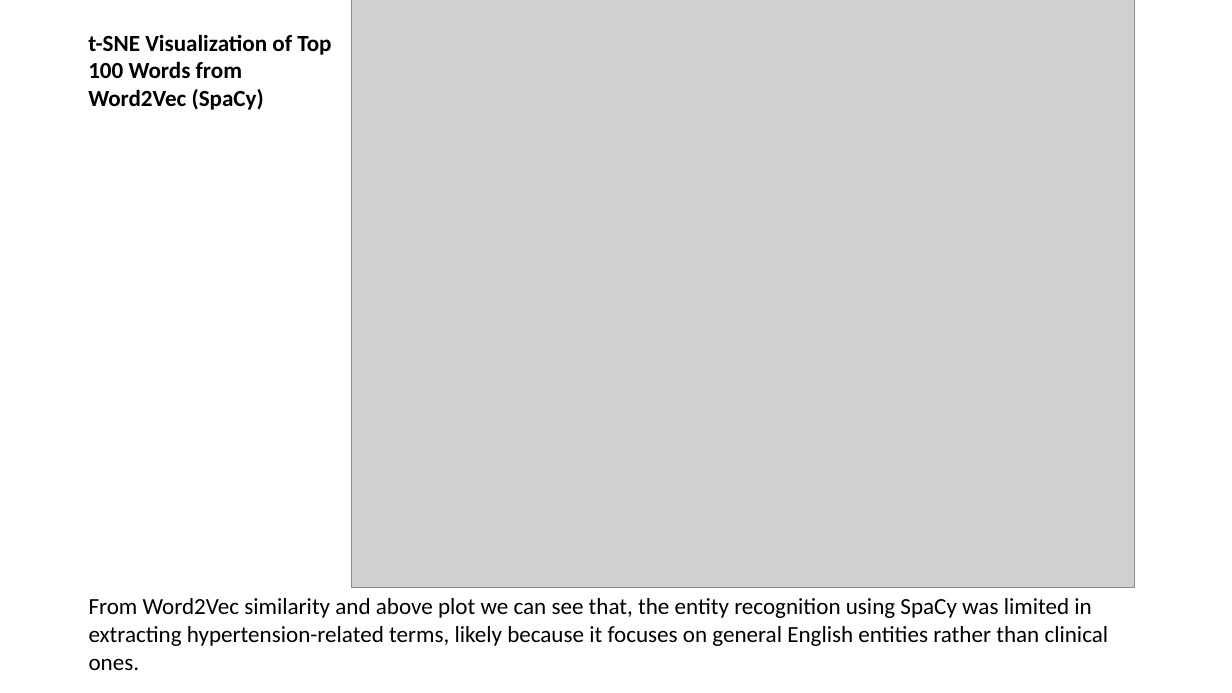
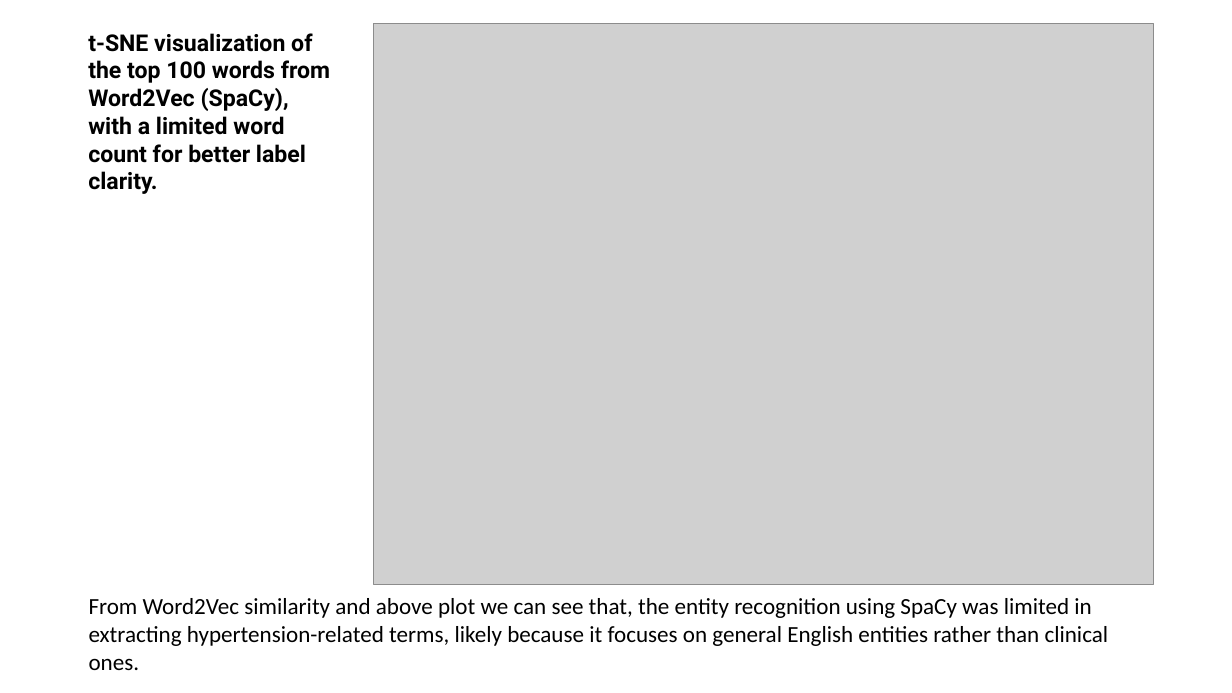
Before and after one commit to AnkitaSavaliya/AIH, a slide deck: slide 9 of MIMIC-III_NLP.pptx. Drawn at 1232x693 pixels with LibreOffice and Linux fonts; fonts in the diff are those of the drawing; grey boxes stand for pictures. Boxes give left, top, right and bottom in pixels: in the first picture for what was removed or moved away, otherwise in the second. Text is boxed around its words. In the diff, an @@ line names an element or a change of style, - is before the commit and + after.

```diff
--- a/MIMIC-III_NLP.pptx
+++ b/MIMIC-III_NLP.pptx
@@ picture resized from (x1=352, y1=0, x2=1135, y2=588) to (x1=374, y1=23, x2=1154, y2=584) @@
@@ text at (x1=88, y1=33, x2=330, y2=194): text changed; font Calibri to Roboto @@
-t-SNE Visualization of Top 100 Words from Word2Vec (SpaCy)
+t-SNE visualization of the top 100 words from Word2Vec (SpaCy), with a limited word count for better label clarity.
```
Also in this commit, not shown: 13 other slides changed, 7 slides added, 1 slide removed, 2 other files.
